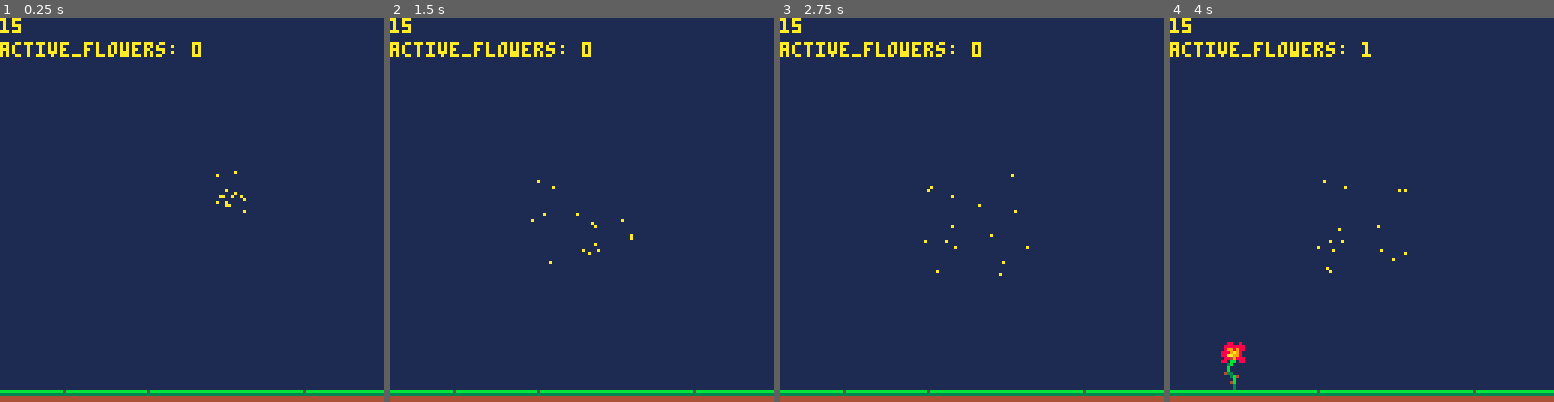
Above: before the commit, frames 1-4 (left to right).
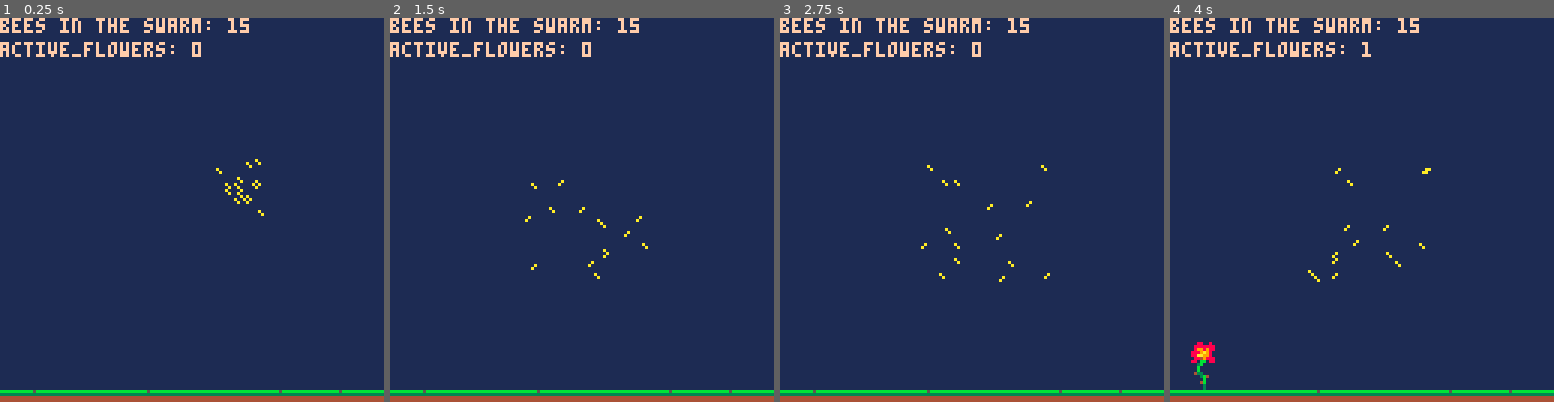
Above: after the commit, the same moments.

Repository: ehauckdo/procjam19
Game: PICO-8 cartridge bees_adv.p8
Same seed, same stepped clock (60 frames per second), same inputs: the game is played once before the commit and once after it.
Inputs:
- Up to frame 1 (0.25 s): no input
- Up to frame 2 (1.5 s): no input
- Up to frame 3 (2.75 s): no input
- Up to frame 4 (4 s): no input

The runs differ from the first frame. In frame 1, 2.1% of the frame differs, in the area x 0-90%, y 0-98%; in frame 2, 2.2%; in frame 3, 2.2%; in frame 4, 2.9%.

Commit message:
more flowers, overall improvement

Diff:
--- a/bees_adv.p8
+++ b/bees_adv.p8
@@ -10,9 +10,11 @@
 
 	x = 20
 	y = 120
-	generate_seed(1, 20, 120)
-	generate_seed(1, 48, 120)
-	generate_seed(1, 100, 120)
+	generate_seed(1, 10, 120)
+	generate_seed(3, 92, 120)
+	generate_seed(5, 48, 120)
+	generate_seed(1, 112, 120)
+
 	flag = true
 
 end
@@ -81,8 +83,8 @@
 	draw_polen()
 	draw_seed()
 	draw_bee()
-	print(n_flying, 0,0)
-	if flag then print("active_flowers: "..active_flowers,0,8) end
+	print("bees in the swarm: "..n_flying, 0,0, 15)
+	if flag then print("active_flowers: "..active_flowers,0,8, 15) end
 end
 
 
@@ -105,12 +107,13 @@
 
 	bee.x = 0
 	bee.y = 0
+	bee.spr = 0
 
 	bee.cen_x = 64//flr(rnd(8))+ 60
 	bee.cen_y = 64//flr(rnd(8))+ 60
 
-	bee.x_r = flr(rnd(10))+10
- bee.y_r = flr(rnd(10))+10
+	bee.x_r = flr(rnd(12))+12
+ bee.y_r = flr(rnd(12))+12
 
  bee.x_angle = 0
  bee.y_angle = 0
@@ -168,9 +171,9 @@
 			cond_1 = abs(dist_x) > 2
 			cond_2 = abs(dist_y) > 2
 
-			if rnd() < 0.02 then
+			if rnd() < 0.04 then
 			 dir_x = dist_x/abs(dist_x)
-			 //generate_polen(1, b.x, b.y, dist_x)
+			 generate_polen(b.polen, b.x, b.y, dist_x)
 			end
 
 			if cond_1 then
@@ -194,6 +197,7 @@
 	 if time() - t.time > 2 then
 	  reset_bee(t.id)
 	  b = bees[t.id]
+	  b.polen = flowers[b.target_id].type
 	  del_life(b.target_id)
 			b.target_id = 0
 	  del(b_timers, t)
@@ -230,9 +234,13 @@
 function fly_around(id)
  b = bees[id]
 
+ x_before = b.x
+
  b.x = b.cen_x + b.x_r * cos(b.x_angle)
 	b.y = b.cen_y + b.y_r * sin(b.y_angle)
 
+	if b.x > x_before then b.spr = 0 else b.spr = 16 end
+
 	b.x_angle = b.x_s + b.x_angle
 	b.y_angle = b.y_s + b.y_angle
 end
@@ -241,7 +249,8 @@
 
 	for i=1,n_bees do
 		b = bees[i]
-		print(".",b.x,b.y,10)
+		//print(".",b.x,b.y,10)
+		spr(b.spr,b.x,b.y)
 	end
 
 end
@@ -285,6 +294,7 @@
 	flower = {}
 	flower.size = 16
 	flower.lives = 3
+	flower.type = seed.id
 	flower.birth = time()
 	flower.death = time()+10
 	flower.active = true
@@ -294,6 +304,10 @@
 		flower.x = seed.x - 8
 		flower.y = seed.y - 12
   flower.spr = 1
+ elseif seed.id == 3 then
+		flower.x = seed.x - 8
+		flower.y = seed.y - 12
+  flower.spr = 3
 	else
 		flower.x = 64
 		flower.y = 124-16
@@ -344,7 +358,7 @@
   f = flowers[i]
   if f.active then
    f = flowers[i]
-   spr(f.spr, f.x, f.y, f.size, 16)
+   spr(f.spr, f.x, f.y, 2, 2)
   end
  end
 	//spr(3, flower.x, flower.y, flower.size, 16)
@@ -353,6 +367,7 @@
 function init_seed()
  seeds = {}
  s_timers = {}
+ spawn_range = 8
  rot_timer = time()
 end
 
@@ -372,22 +387,38 @@
 
 function update_seed()
 
+
  if #s_timers > 0 then
   t = s_timers[1]
   if time() - t.time > 3 then
    seed = del(seeds, seeds[1])
-	  generate_flower(seed)
-	  del(s_timers, t)
-	  if #s_timers > 0 then
-    t = s_timers[1]
-    t.time = time()
+   del(s_timers, t)
+
+   collides = false
+   for i=1,n_flowers do
+    f = flowers[i]
+    if f.active then
+     if abs(f.x - seed.x) < spawn_range then
+      collides = true
+     end
+    end
    end
+
+   if collides == false then
+		  generate_flower(seed)
+		 end
+
+		 if #s_timers > 0 then
+	   t = s_timers[1]
+	   t.time = time()
+	  end
+
   end
  end
 
  if #seeds > 5 then
-  del(seeds, seeds[1])
-  del(s_timers, s_timers[1])
+  del(seeds, seeds[#seeds])
+  del(s_timers, s_timers[#seeds])
  end
 
 end
@@ -435,19 +466,19 @@
  end
 end
 __gfx__
-00000000000000088008000000000000000000000000000000000000000000000000000000000000000000000000000000000000000000000000000000000000
-00000000000000888888800000000000000000000000000000000000000000000000000000000000000000000000000000000000000000000000000000000000
-00700700000000899898800000000000000000000000000000000000000000000000000000000000000000000000000000000000000000000000000000000000
-00077000000008889a98000000000000000000000000000000000000000000000000000000000000000000000000000000000000000000000000000000000000
-000770000000088aa998000000000000000000000000000000000000000000000000000000000000000000000000000000000000000000000000000000000000
-00700700000000884988800000000000000000000000000000000000000000000000000000000000000000000000000000000000000000000000000000000000
-0000000000000880bb08800000000000000000000000000000000000000000000000000000000000000000000000000000000000000000000000000000000000
-0000000000000003b000000000000000000000000000000000000000000000000000000000000000000000000000000000000000000000000000000000000000
-000000000000000b0000000000000000000000000000000000000000000000000000000000000000000000000000000000000000000000000000000000000000
-000000000000000b0000000000000000000000000000000000000000000000000000000000000000000000000000000000000000000000000000000000000000
-00000000000000433000000000000000000000000000000000000000000000000000000000000000000000000000000000000000000000000000000000000000
-00000000000000003b40000000000000000000000000000000000000000000000000000000000000000000000000000000000000000000000000000000000000
-00000000000000000b00000000000000000000000000000000000000000000000000000000000000000000000000000000000000000000000000000000000000
-00000000000000004b00000000000000000000000000000000000000000000000000000000000000000000000000000000000000000000000000000000000000
-00000000000000000300000000000000000000000000000000000000000000000000000000000000000000000000000000000000000000000000000000000000
-00000000000000000300000000000000000000000000000000000000000000000000000000000000000000000000000000000000000000000000000000000000
+0000000000000008800800000000000ee00e00000000cc00cc000000000000000000000000000000000000000000000000000000000000000000000000000000
+00000000000000888888800000000eeeeeeee0000000cccccccc0000000000000000000000000000000000000000000000000000000000000000000000000000
+000000000000008998988000000000e99aeeee00000ccfffffc00000000000000000000000000000000000000000000000000000000000000000000000000000
+0000a000000008889a98000000000eea9a9e000000cccff9ffc00000000000000000000000000000000000000000000000000000000000000000000000000000
+000a00000000088aa99800000000eea9999e00000000cf99ffcc0000000000000000000000000000000000000000000000000000000000000000000000000000
+00000000000000884988800000000ea9a9ee0000000ccfffffcc0000000000000000000000000000000000000000000000000000000000000000000000000000
+0000000000000880bb08800000000eeaaee00000000cccbffcc00000000000000000000000000000000000000000000000000000000000000000000000000000
+0000000000000003b000000000000e333eee0000000cccb33c000000000000000000000000000000000000000000000000000000000000000000000000000000
+000000000000000b000000000000004330e000000000003400000000000000000000000000000000000000000000000000000000000000000000000000000000
+000000000000000b0000000000000003400000000000003300000000000000000000000000000000000000000000000000000000000000000000000000000000
+0000000000000043300000000000000b000000000000000300000000000000000000000000000000000000000000000000000000000000000000000000000000
+000a0000000000003b4000000000000b400000000000000340000000000000000000000000000000000000000000000000000000000000000000000000000000
+0000a000000000000b00000000000043000000000000000b00000000000000000000000000000000000000000000000000000000000000000000000000000000
+00000000000000004b000000000000b0000000000000004b00000000000000000000000000000000000000000000000000000000000000000000000000000000
+00000000000000000300000000000330000000000000000330000000000000000000000000000000000000000000000000000000000000000000000000000000
+00000000000000000300000000000300000000000000000030000000000000000000000000000000000000000000000000000000000000000000000000000000
